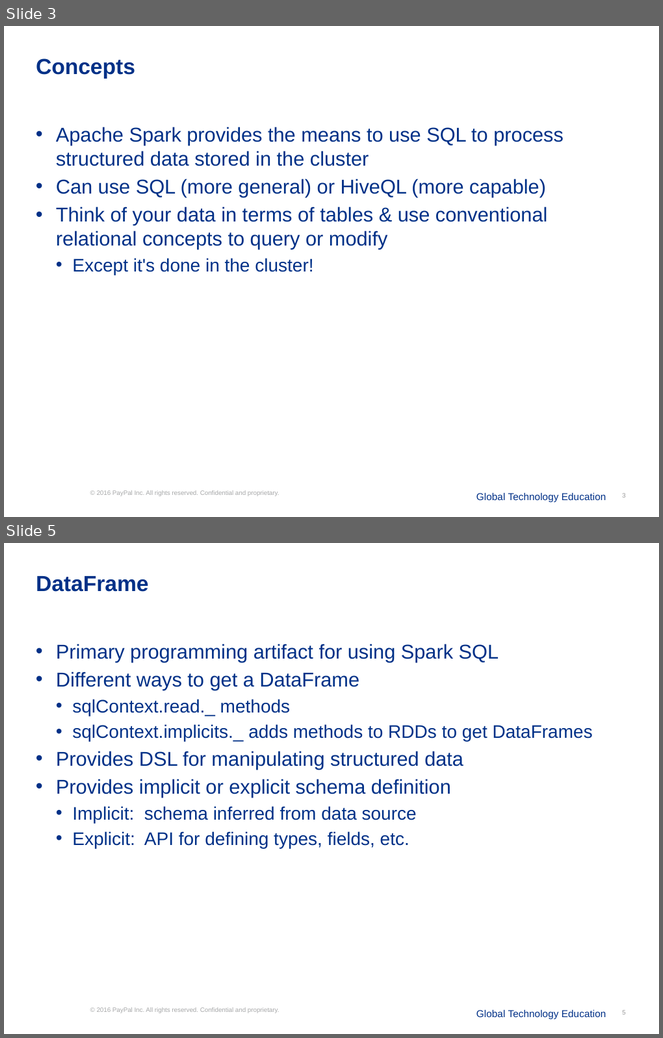
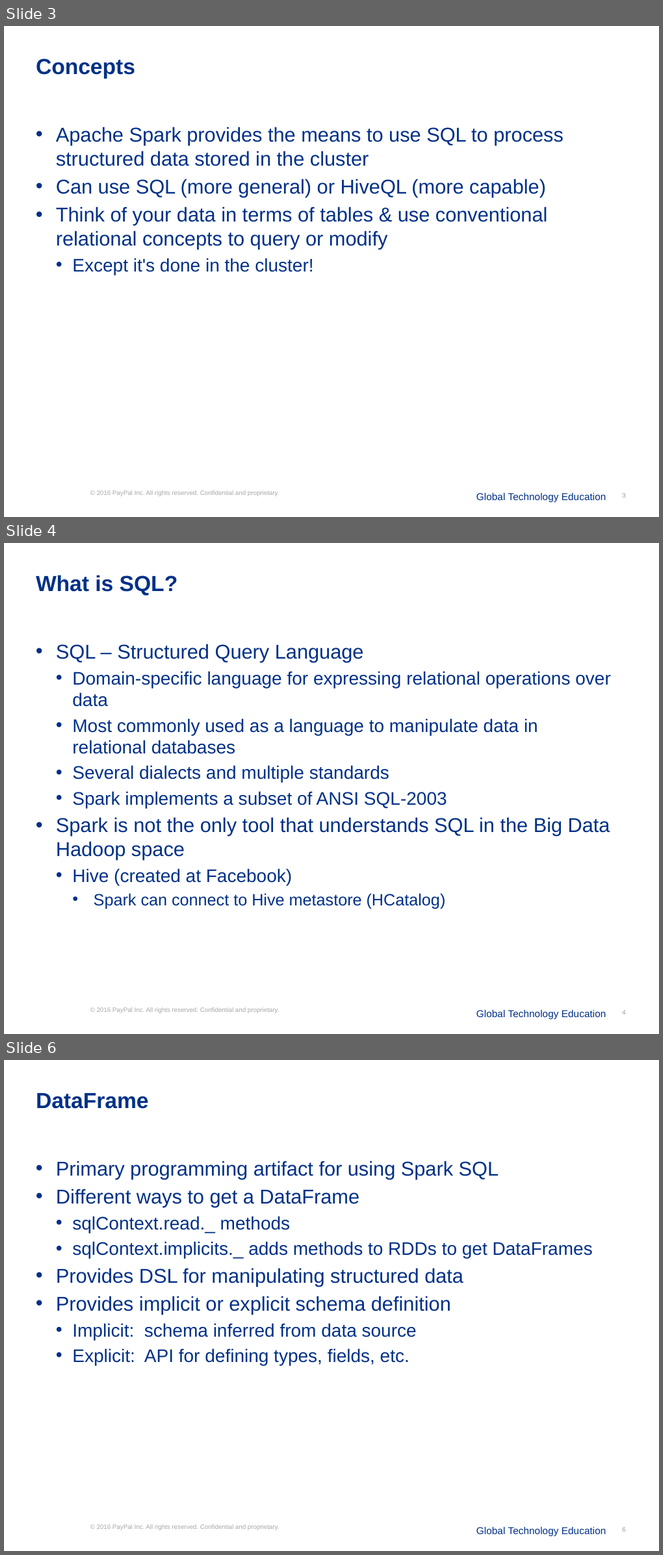
Before and after one commit to timph/hadoop-spark-class, a slide deck: lesson-560-spark-sql/slides/spark-sql.pptx. Shown one above the other, each under a label of ours: slides 3 and 5 before the commit, slides 3, 4 and 6 after it; the slides between them are not shown. The pictures are 663x1038 and 663x1555 pixels, drawn with LibreOffice and Linux fonts; fonts in the diff are those of the drawing; background and template pictures are left out. Boxes give left, top, right and bottom in pixels: in the first picture for what was removed or moved away, otherwise in the second. Text is boxed around its words. In the diff, an @@ line names an element or a change of style, - is before the commit and + after.

```diff
--- a/lesson-560-spark-sql/slides/spark-sql.pptx
+++ b/lesson-560-spark-sql/slides/spark-sql.pptx
@@ slide 4 added at (4, 543, 659, 1034), background #FFFFFF; not listed: 2 template elements that a slide beside it also shows @@
@@ title added at (36, 575, 178, 596), 24 pt, text #003087, bold @@
+What is SQL?
@@ text added at (56, 644, 611, 909), 20 pt, text #003087 @@
+• SQL – Structured Query Language
+  • Domain-specific language for expressing relational operations over data
+  • Most commonly used as a language to manipulate data in relational databases
+  • Several dialects and multiple standards
+  • Spark implements a subset of ANSI SQL-2003
+• Spark is not the only tool that understands SQL in the Big Data Hadoop space
+  • Hive (created at Facebook)
+    • Spark can connect to Hive metastore (HCatalog)
@@ page number added at (622, 1010, 625, 1015), 7 pt, text #99999A @@
+4
@@ what was slide 5 is now slide 6 @@
```
Also in this commit, not shown: 1 slide changed, 17 other files.
